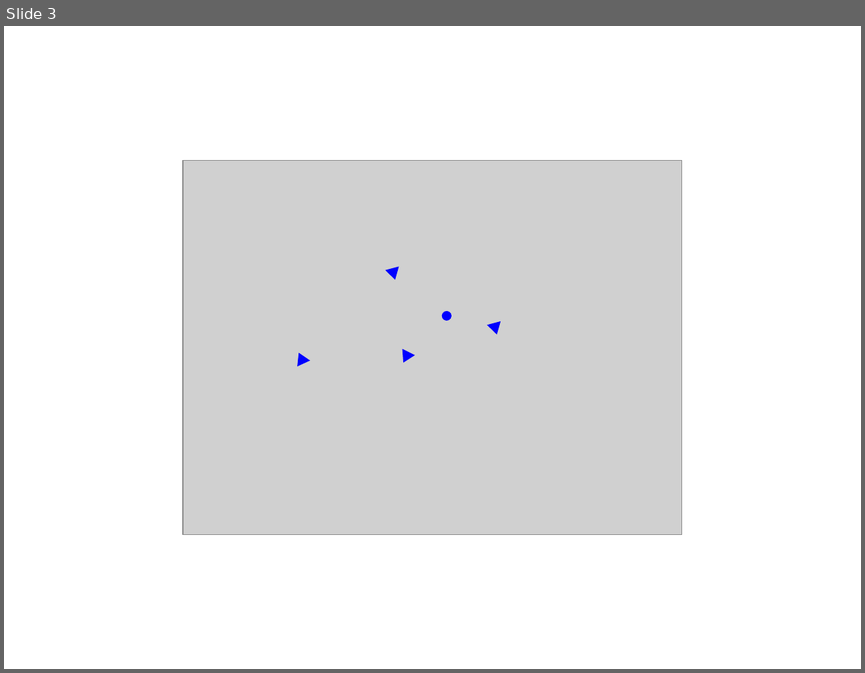
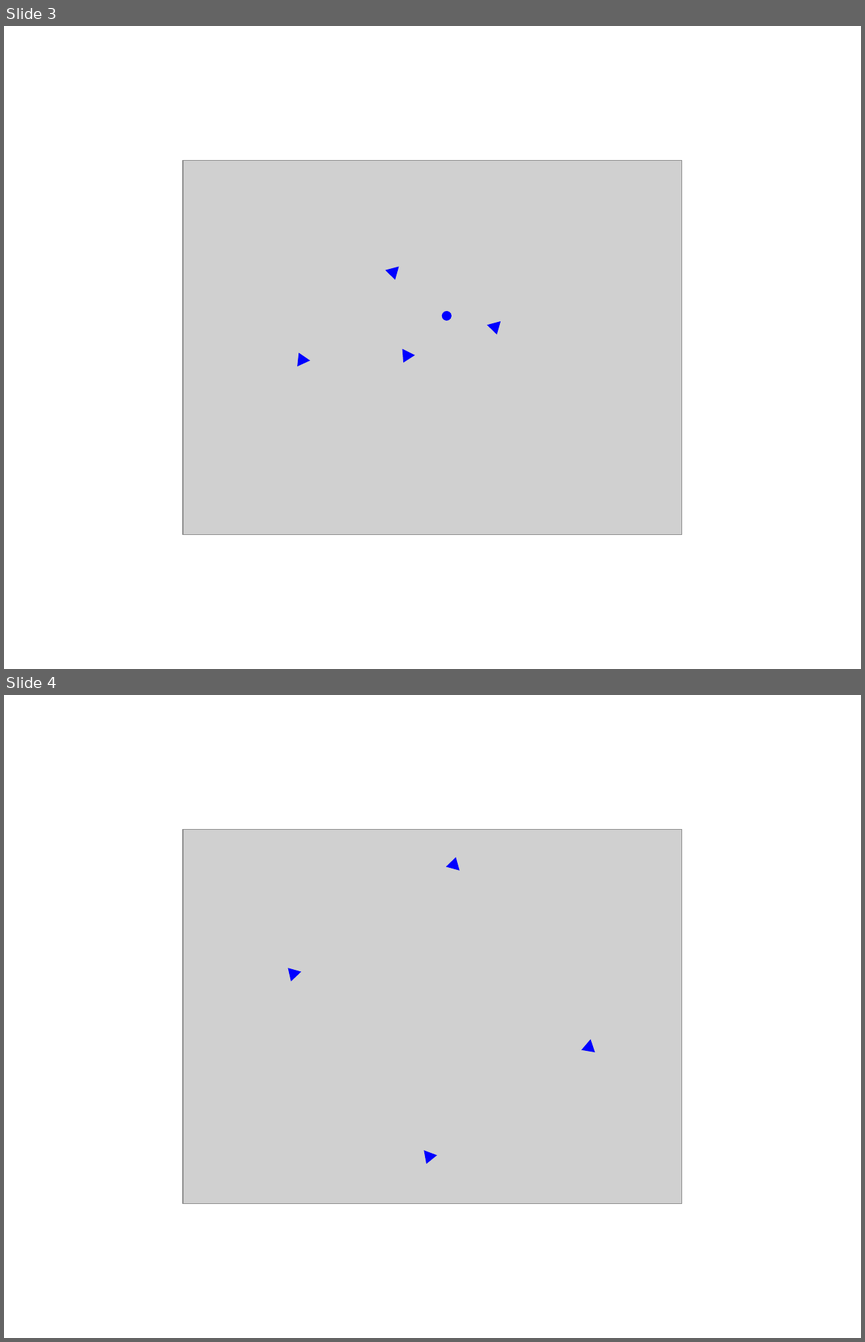
Before and after one commit to answeredbyablemind/answeredbyablemind.github.io, a slide deck: pics/2021-05-17-trace_determinant_plane/pics.pptx. Shown one above the other, each under a label of ours: slide 3 before the commit, slides 3 and 4 after it. The pictures are 865x673 and 865x1342 pixels, drawn with LibreOffice and Linux fonts; fonts in the diff are those of the drawing; grey boxes stand for pictures. Boxes give left, top, right and bottom in pixels: in the first picture for what was removed or moved away, otherwise in the second. Text is boxed around its words. In the diff, an @@ line names an element or a change of style, - is before the commit and + after.

```diff
--- a/pics/2021-05-17-trace_determinant_plane/pics.pptx
+++ b/pics/2021-05-17-trace_determinant_plane/pics.pptx
@@ slide 4 added at (4,695,861,1338), background #FFFFFF @@
@@ picture added at (183,830,682,1203) @@
@@ triangle added at (445,855,462,870), fill #0000FF @@
@@ triangle added at (283,963,301,981), fill #0000FF @@
@@ triangle added at (581,1039,599,1057), fill #0000FF @@
@@ triangle added at (419,1151,436,1166), fill #0000FF @@
```
Also in this commit, not shown: 7 other files.
